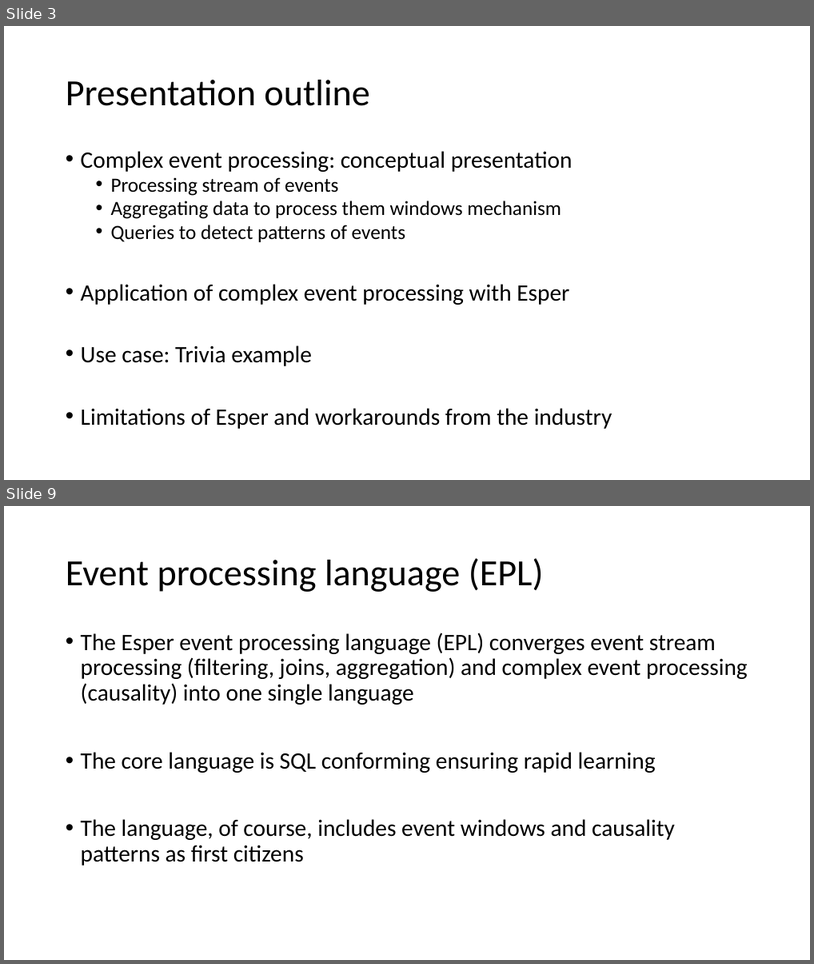
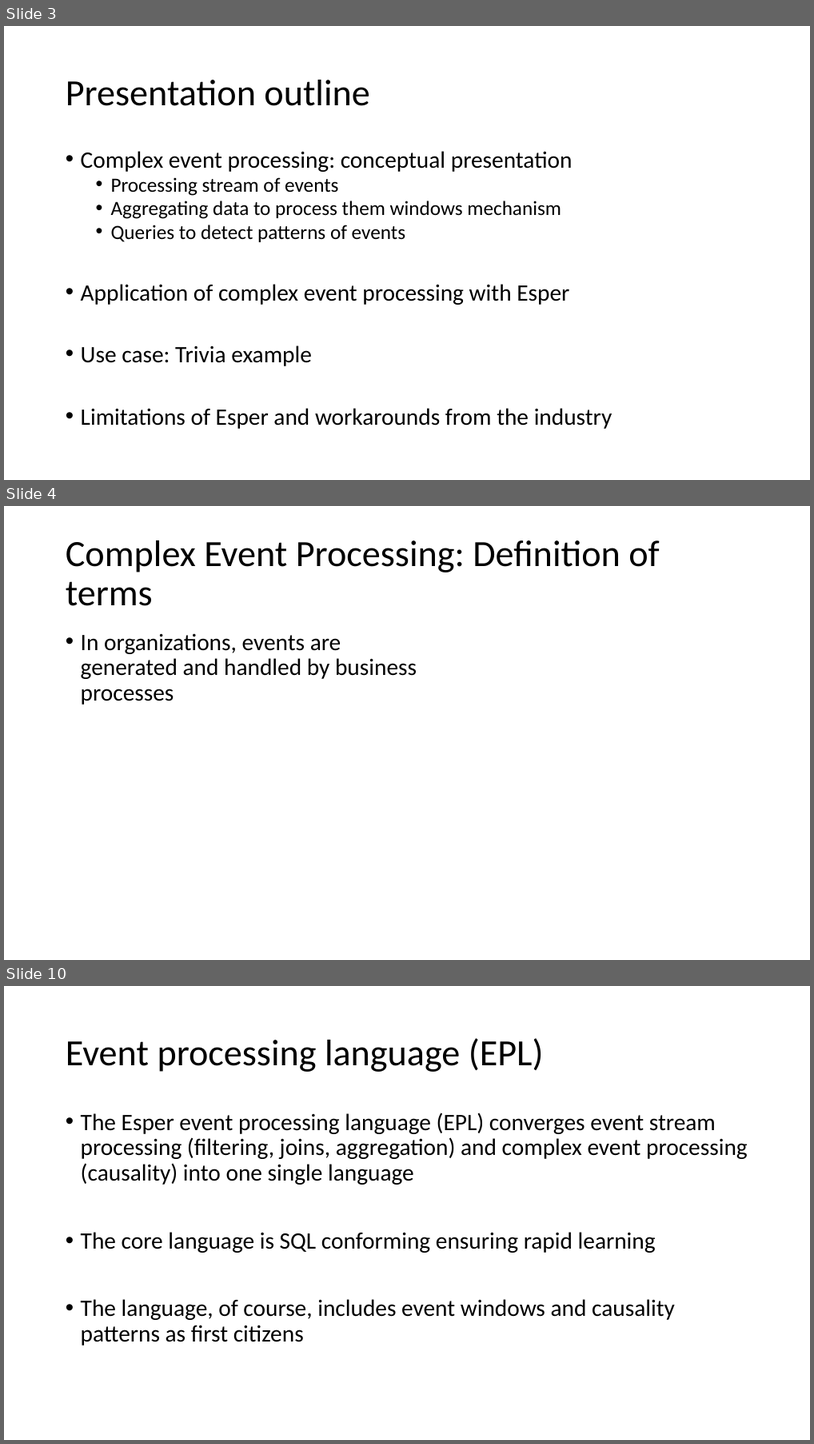
Before and after one commit to enercom25/sem3_24, a slide deck: CEPSem2024.pptx. Shown one above the other, each under a label of ours: slides 3 and 9 before the commit, slides 3, 4 and 10 after it; the slides between them are not shown. The pictures are 814x964 and 814x1444 pixels, drawn with LibreOffice and Linux fonts; fonts in the diff are those of the drawing. Boxes give left, top, right and bottom in pixels: in the first picture for what was removed or moved away, otherwise in the second. Text is boxed around its words. In the diff, an @@ line names an element or a change of style, - is before the commit and + after.

```diff
--- a/CEPSem2024.pptx
+++ b/CEPSem2024.pptx
@@ slide 4 added at (x1=4, y1=506, x2=810, y2=960), background #FFFFFF @@
@@ title added at (x1=66, y1=540, x2=659, y2=606), 44 pt, text #000000 @@
+Complex Event Processing: Definition of terms
@@ text added at (x1=81, y1=633, x2=417, y2=704), 28 pt, text #000000 @@
+• In organizations, events are generated and handled by business processes
@@ what was slide 9 is now slide 10 @@
```
Also in this commit, not shown: 7 slides changed, 3 other slides added, 3 slides removed.
